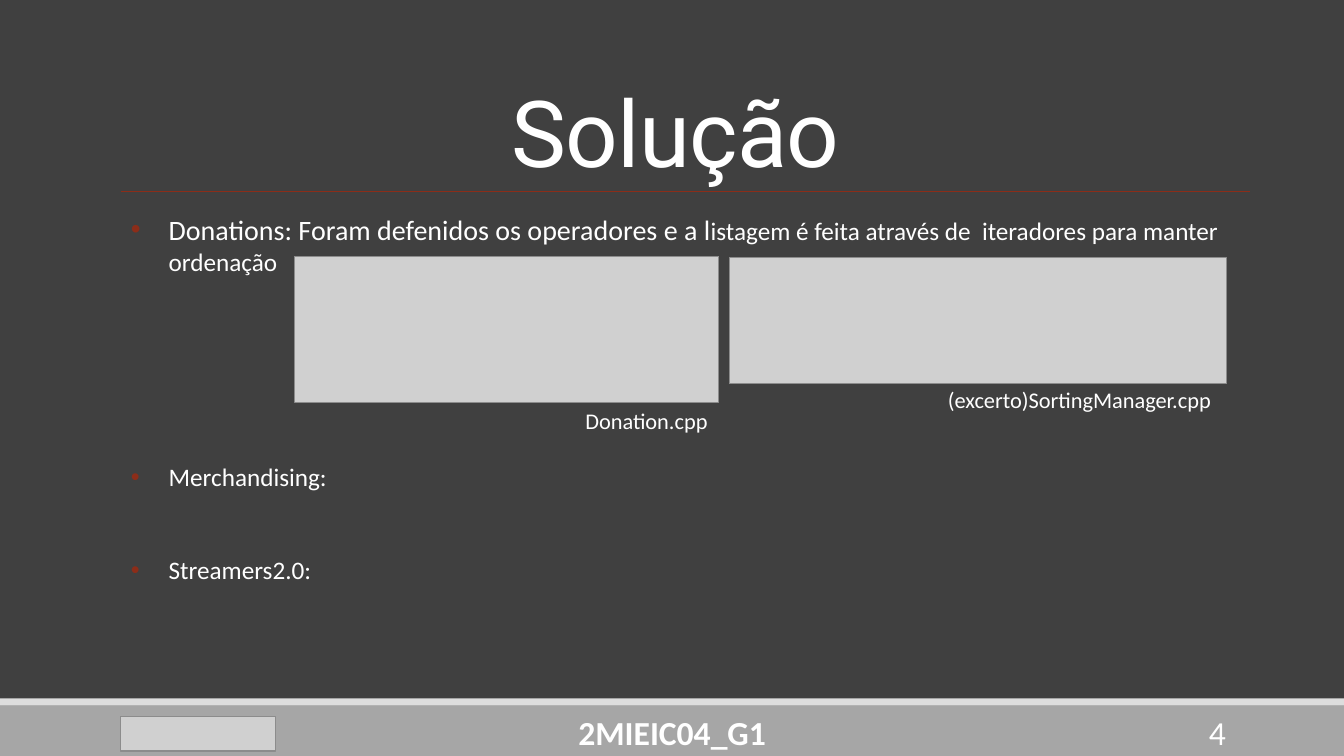
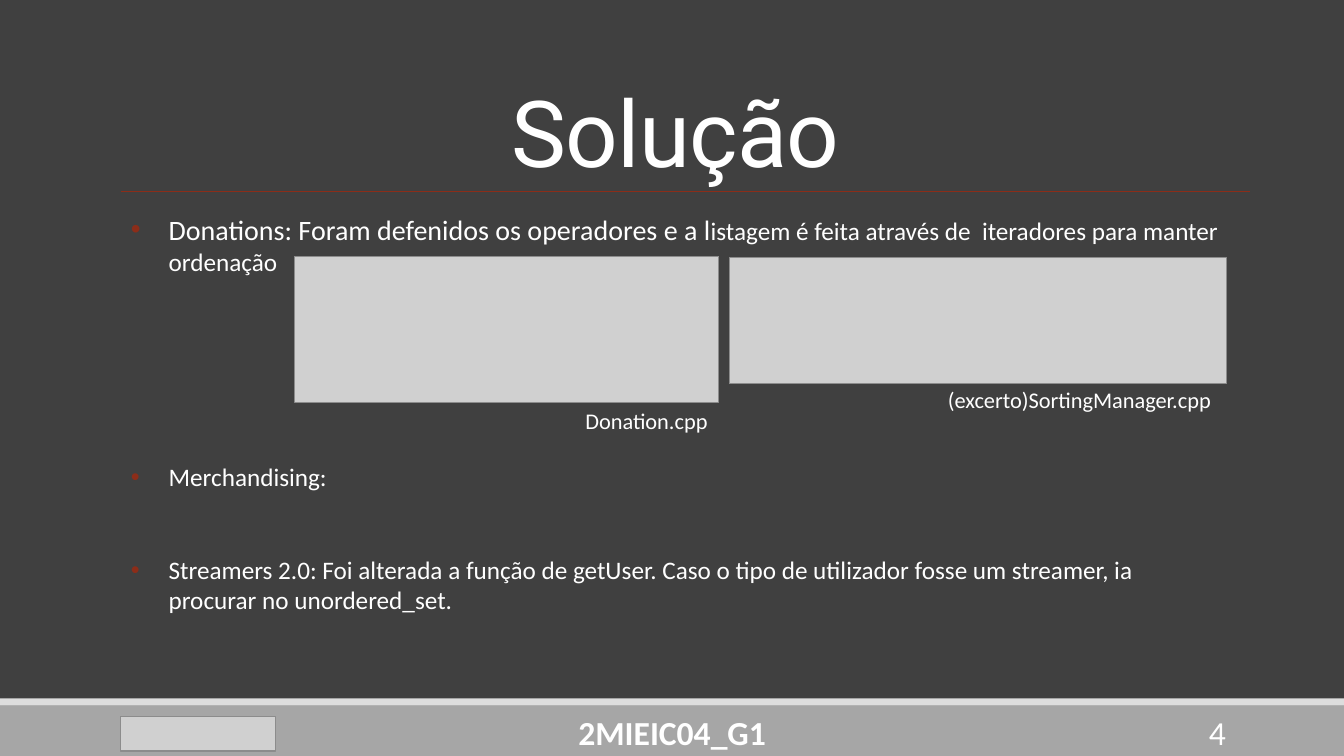
Before and after one commit to DoStini/FEUP-AEDA-proj, a slide deck: slide 4 of StreamZ__P2.pptx. Drawn at 1344x756 pixels with LibreOffice and Linux fonts; fonts in the diff are those of the drawing; grey boxes stand for pictures. Boxes give left, top, right and bottom in pixels: in the first picture for what was removed or moved away, otherwise in the second. Text is boxed around its words. In the diff, an @@ line names an element or a change of style, - is before the commit and + after.

```diff
--- a/StreamZ__P2.pptx
+++ b/StreamZ__P2.pptx
@@ text at (169,561,1132,613): text changed @@
-• Streamers2.0:
+• Streamers 2.0: Foi alterada a função de getUser. Caso o tipo de utilizador fosse um streamer, ia procurar no unordered_set.
```
Also in this commit, not shown: 4 other slides changed, 1 slide removed.
